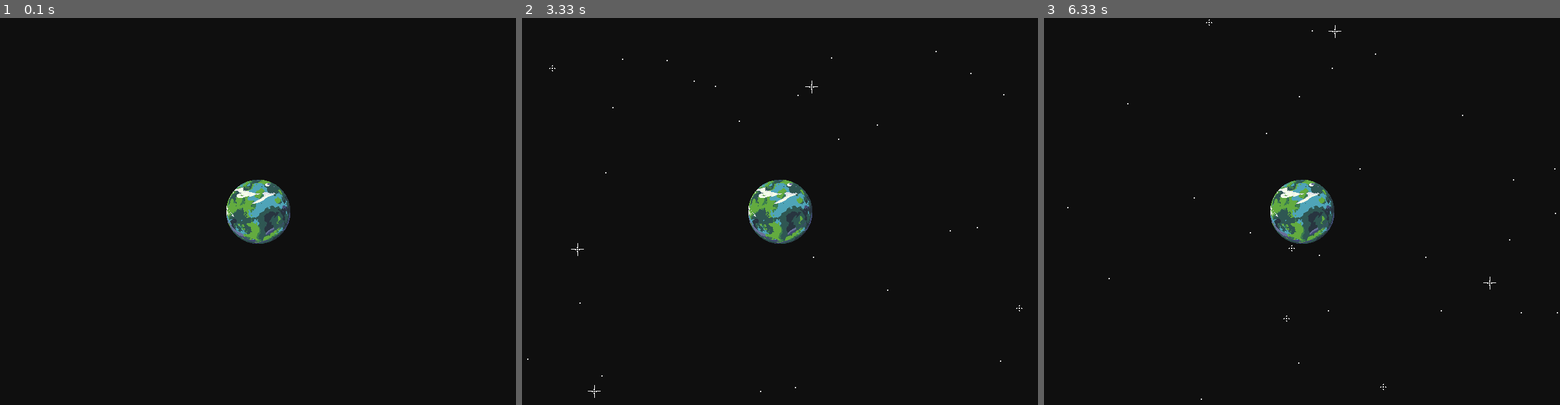
Above: before the commit, frames 1-3 (left to right).
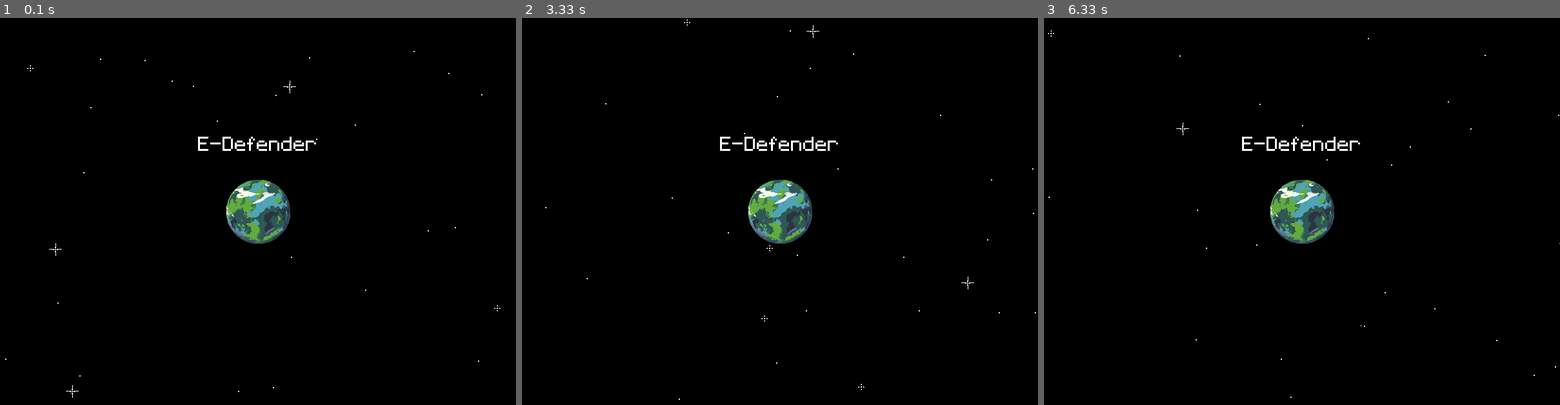
Above: after the commit, the same moments.

Repository: FrenkenFlores/YandexPyGameProject
Game: pygame game, started from main.py
Same seed, same stepped clock (60 frames per second), same inputs: the game is played once before the commit and once after it.
Inputs:
- Up to frame 1 (0.1 s): no input
- Up to frame 2 (3.33 s): no input
- Up to frame 3 (6.33 s): no input

The runs differ from the first frame. In frame 1, 0.3% of the frame differs, in the area x 1-97%, y 8-99%; in frame 2, 0.4%, in the area x 1-100%, y 0-99%; in frame 3, 0.4%.

Commit message:
update #4: add font, set update_background method
Signed-off-by: FrenkenFlores <saifualdin.evloev@gmail.com>

Diff:
--- a/main.py
+++ b/main.py
@@ -8,21 +8,36 @@
 HEIGHT = 600
 
 
+def update_background():
+    space_surface = pygame.Surface((WIDTH, HEIGHT))
+    space_surface.fill(color=(0, 0, 0))
+    stars_surface = [pygame.image.load("graphics/star_0.png").convert()] * 10 + [
+        pygame.image.load("graphics/star_1.png").convert(),
+        pygame.image.load("graphics/star_2.png").convert()
+    ]
+    stars_number = 30
+    stars_density = 1
+    screen.blit(space_surface, (0, 0))
+    for n in range(stars_number):
+        screen.blit(
+            random.choice(stars_surface),
+            (
+                random.randrange(0, WIDTH, stars_density),
+                random.randrange(0, HEIGHT, stars_density)
+            )
+        )
+
+
 def main():
     random.seed = 1
     clock = pygame.time.Clock()
     tmp_time = time.time()
     # Create a regular surface.
-    space_surface = pygame.Surface((WIDTH, HEIGHT))
-    space_surface.fill(color=(15, 15, 15))
-    screen.blit(space_surface, (0, 0))
-    earth_surface = pygame.image.load("graphics/earth.png")
-    stars_surface = [pygame.image.load("graphics/star_0.png")] * 10 + [
-        pygame.image.load("graphics/star_1.png"),
-        pygame.image.load("graphics/star_2.png")
-    ]
-    stars_number = 30
-    stars_density = 1
+    update_background()
+    earth_surface = pygame.image.load("graphics/earth.png").convert()
+    title_text = pygame.font.Font("fonts/Pixeltype.ttf", 50)
+    title_text_surface = title_text.render('E-Defender', False, (255, 255, 255))
+
     while True:
         # Add exit code.
         for event in pygame.event.get():
@@ -33,18 +48,15 @@
         if time.time() - tmp_time > 3:
             # Save time.
             tmp_time = time.time()
-            screen.blit(space_surface, (0, 0))
-            for n in range(stars_number):
-                screen.blit(
-                    random.choice(stars_surface),
-                    (
-                            random.randrange(0, WIDTH, stars_density),
-                            random.randrange(0, HEIGHT, stars_density)
-                    )
-                )
+            update_background()
         # BLIT - Block Image Transfer - put one surface on another surface.
         screen.blit(earth_surface, (
             (WIDTH - earth_surface.get_width()) / 2, (HEIGHT - earth_surface.get_height()) / 2)
+        )
+        screen.blit(title_text_surface, (
+                (WIDTH - title_text_surface.get_width()) / 2,
+                (HEIGHT - title_text_surface.get_height() - earth_surface.get_height() - 100) / 2
+            )
         )
         # Update the main screen.
         pygame.display.update()
Binary file added: fonts/Pixeltype.ttf
